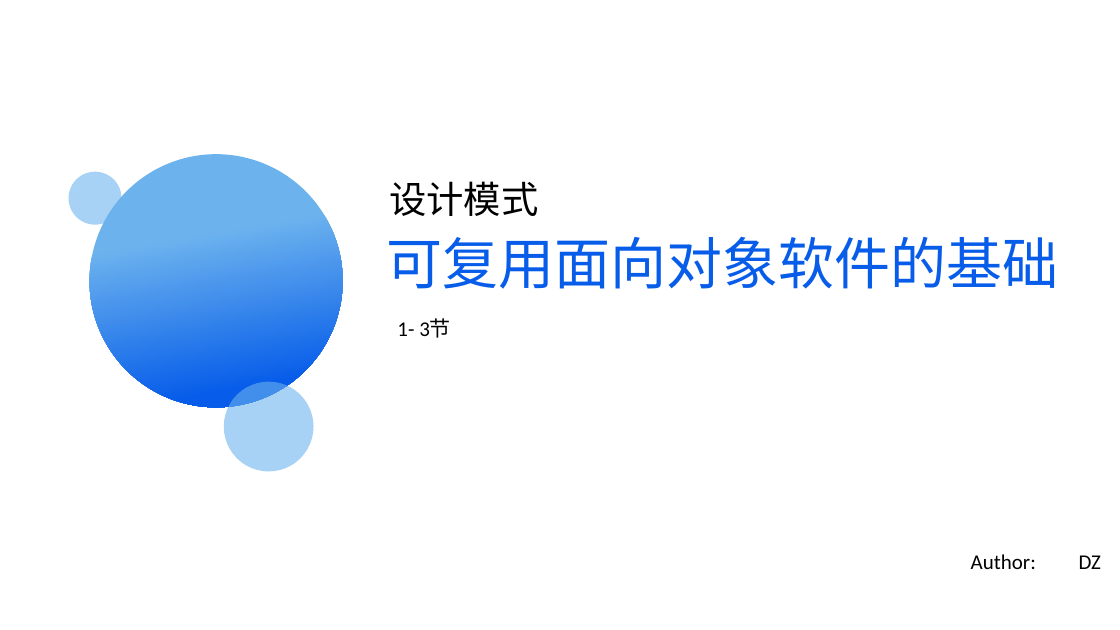
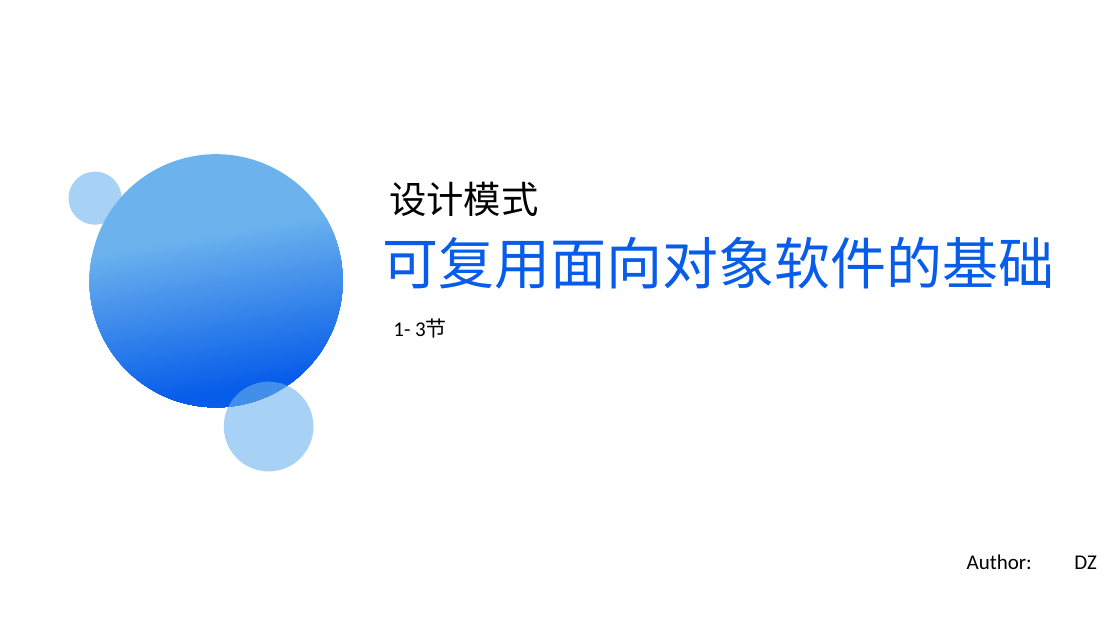
Before and after one commit to DingZheng2017/DesignPatternsDemo, a slide deck: slide 1 of 设计模式.pptx. Drawn at 1120x630 pixels with LibreOffice and Linux fonts; fonts in the diff are those of the drawing; background and template pictures are left out. Boxes give left, top, right and bottom in pixels: in the first picture for what was removed or moved away, otherwise in the second. Text is boxed around its words. In the diff, an @@ line names an element or a change of style, - is before the commit and + after.

```diff
--- a/设计模式.pptx
+++ b/设计模式.pptx
@@ text "可复用面向对象软件的基础": place and size @@
-text "可复用面向对象软件的基础" at <box>386,237,1058,289</box>
+text "可复用面向对象软件的基础" at <box>382,237,1054,289</box>
@@ text "1- 3节": place and size @@
-text "1- 3节" at <box>397,318,451,338</box>
+text "1- 3节" at <box>393,318,447,338</box>
@@ text "Author: DZ": place and size @@
-text "Author: DZ" at <box>971,554,1102,569</box>
+text "Author: DZ" at <box>967,554,1097,569</box>
```
Also in this commit, not shown: 36 other slides changed, 12 other files.
